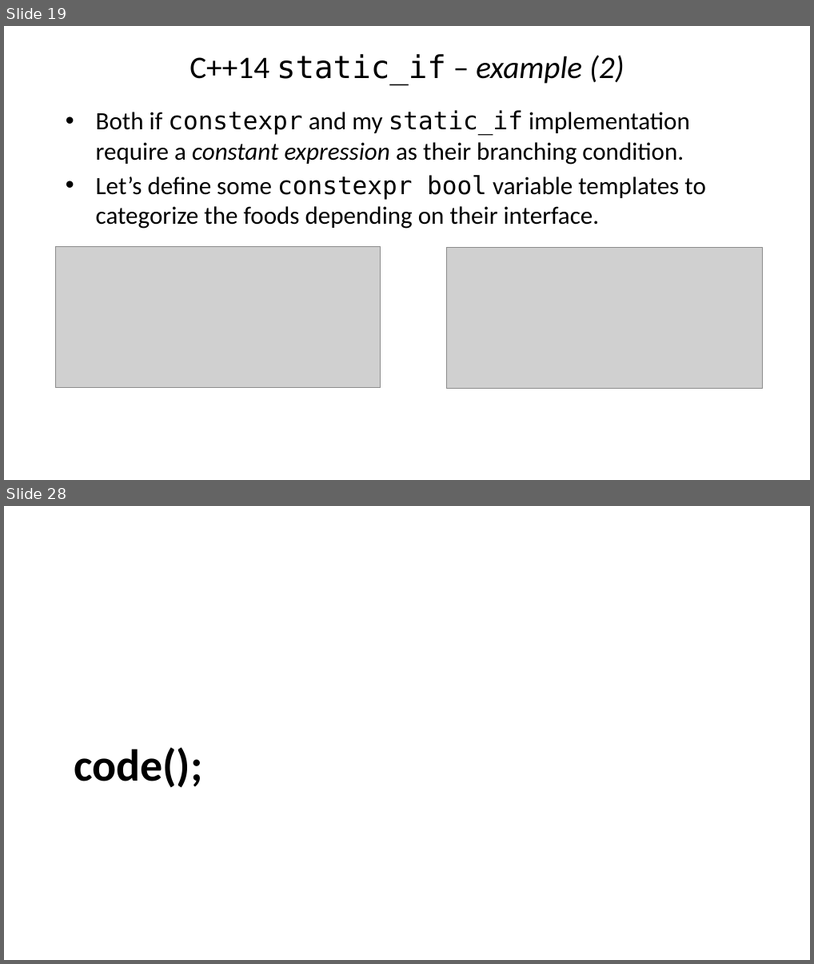
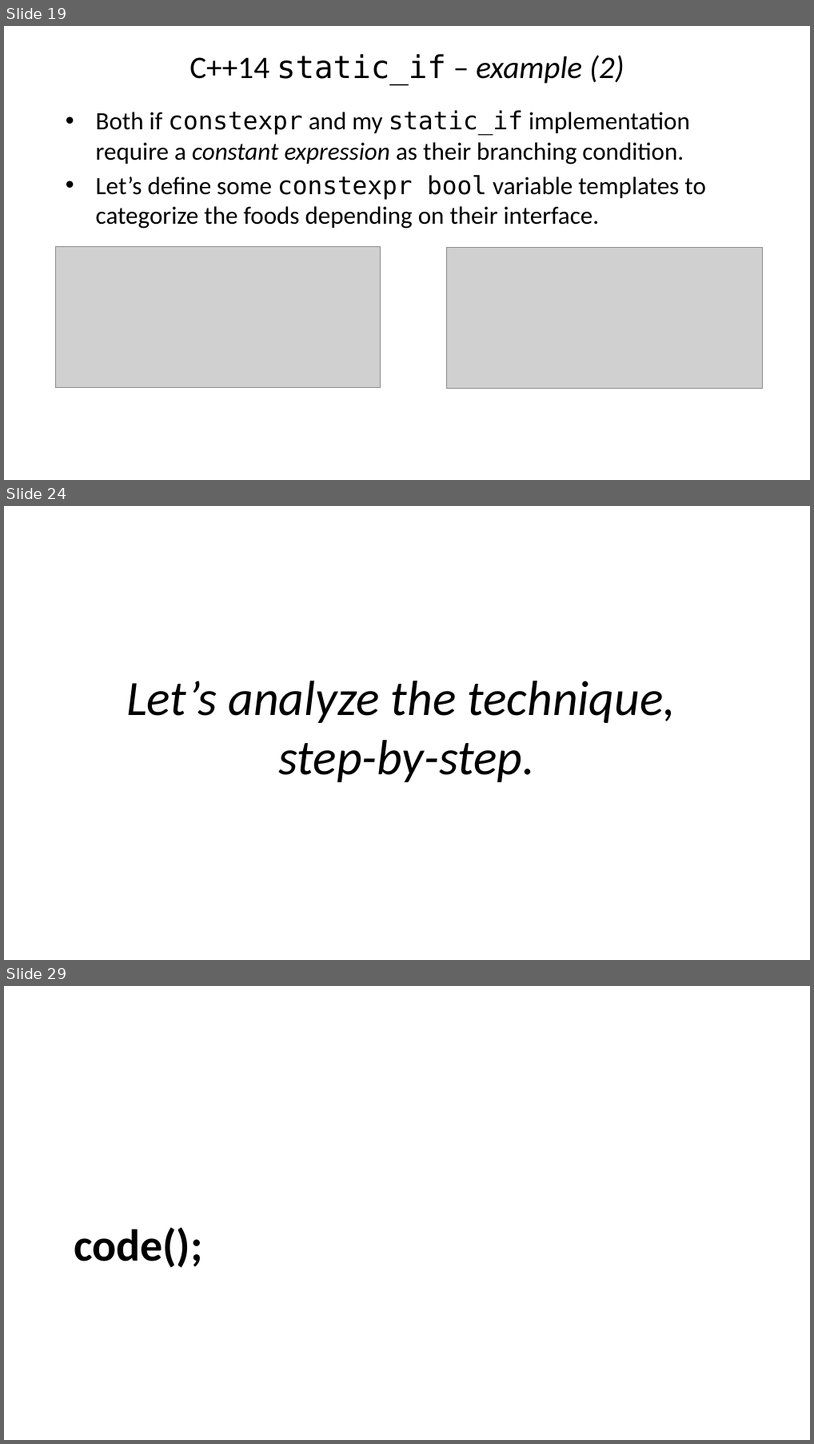
Before and after one commit to vittorioromeo/cppcon2016, a slide deck: static_control_flow/slides.pptx. Shown one above the other, each under a label of ours: slides 19 and 28 before the commit, slides 19, 24 and 29 after it; the slides between them are not shown. The pictures are 814x964 and 814x1444 pixels, drawn with LibreOffice and Linux fonts; fonts in the diff are those of the drawing; grey boxes stand for pictures; background and template pictures are left out. Boxes give left, top, right and bottom in pixels: in the first picture for what was removed or moved away, otherwise in the second. Text is boxed around its words. In the diff, an @@ line names an element or a change of style, - is before the commit and + after.

```diff
--- a/static_control_flow/slides.pptx
+++ b/static_control_flow/slides.pptx
@@ slide 24 added at box(4, 506, 810, 960), background #FFFFFF @@
@@ text added at box(126, 680, 675, 782), 44 pt, text #000000, italic @@
+Let’s analyze the technique,
+step-by-step.
@@ what was slide 28 is now slide 29 @@
```
Also in this commit, not shown: 10 slides changed, 9 other files.
